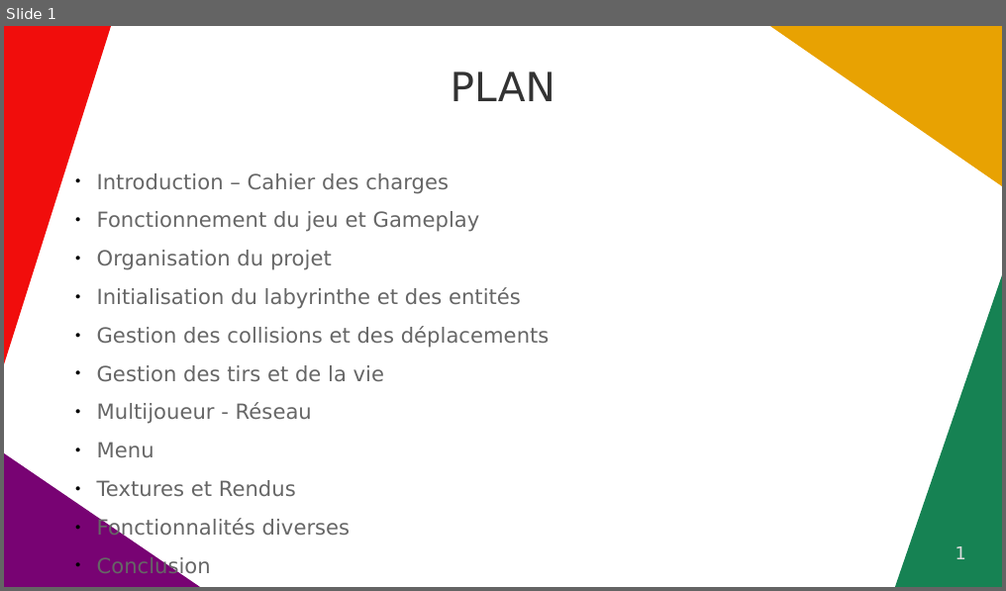
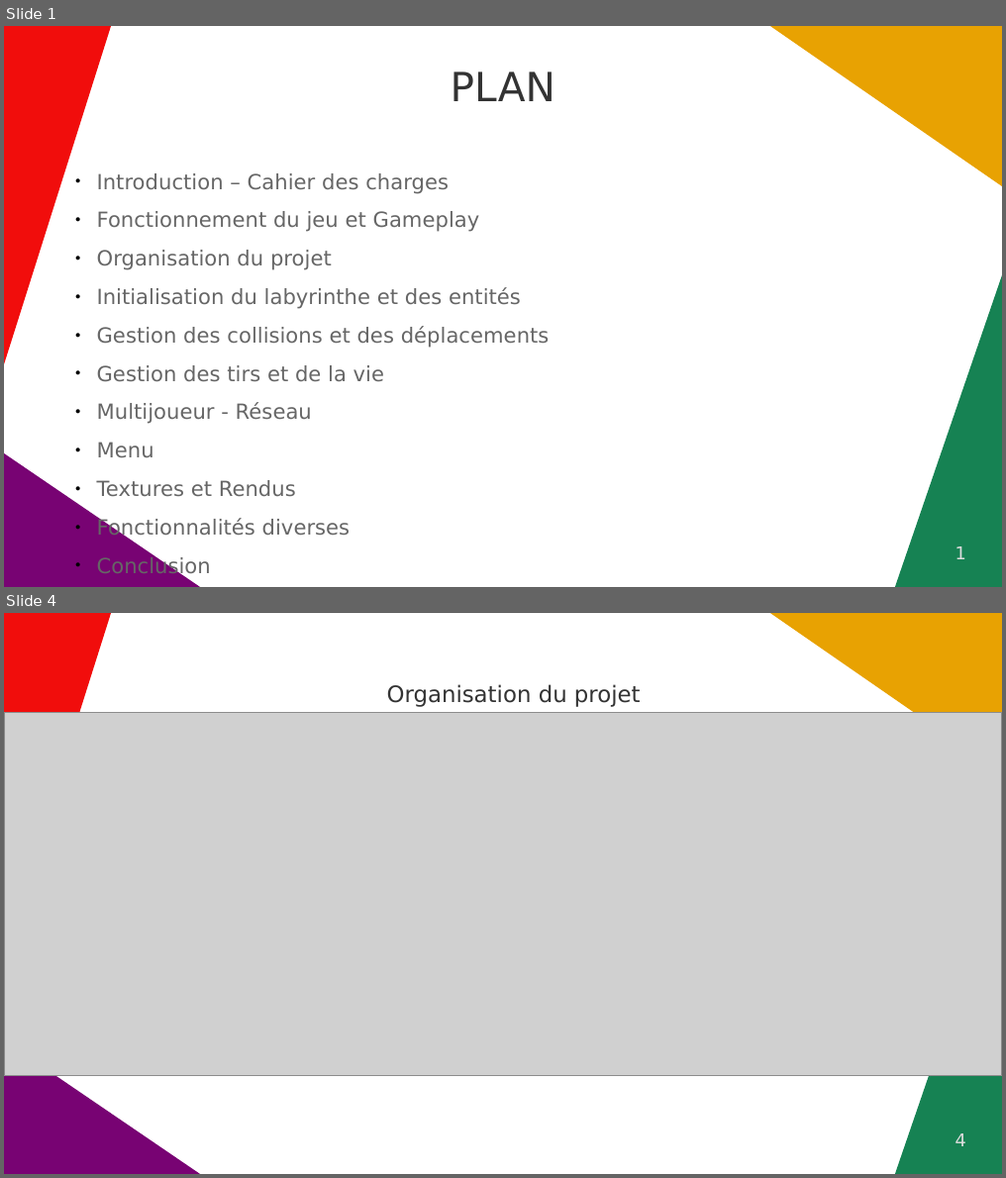
Before and after one commit to StrawPlume/MAZE-SHOOTER, a slide deck: rapport/diapo.odp. Shown one above the other, each under a label of ours: slide 1 before the commit, slides 1 and 4 after it; the slides between them are not shown. The pictures are 1006x591 and 1006x1178 pixels, drawn with LibreOffice and Linux fonts; fonts in the diff are those of the drawing; grey boxes stand for pictures. Boxes give left, top, right and bottom in pixels: in the first picture for what was removed or moved away, otherwise in the second. Text is boxed around its words. In the diff, an @@ line names an element or a change of style, - is before the commit and + after.

```diff
--- a/rapport/diapo.odp
+++ b/rapport/diapo.odp
@@ slide 4 added at [4, 613, 1002, 1174], background #FFFFFF; not listed: 4 template elements that a slide beside it also shows @@
@@ title added at [387, 684, 641, 707], 18 pt, text #333333 @@
+Organisation du projet
@@ picture added at [4, 712, 1002, 1075] @@
@@ page number added at [955, 1134, 966, 1147], 14 pt, text #DDDDDD @@
+4
```
Also in this commit, not shown: 10 other slides added.
